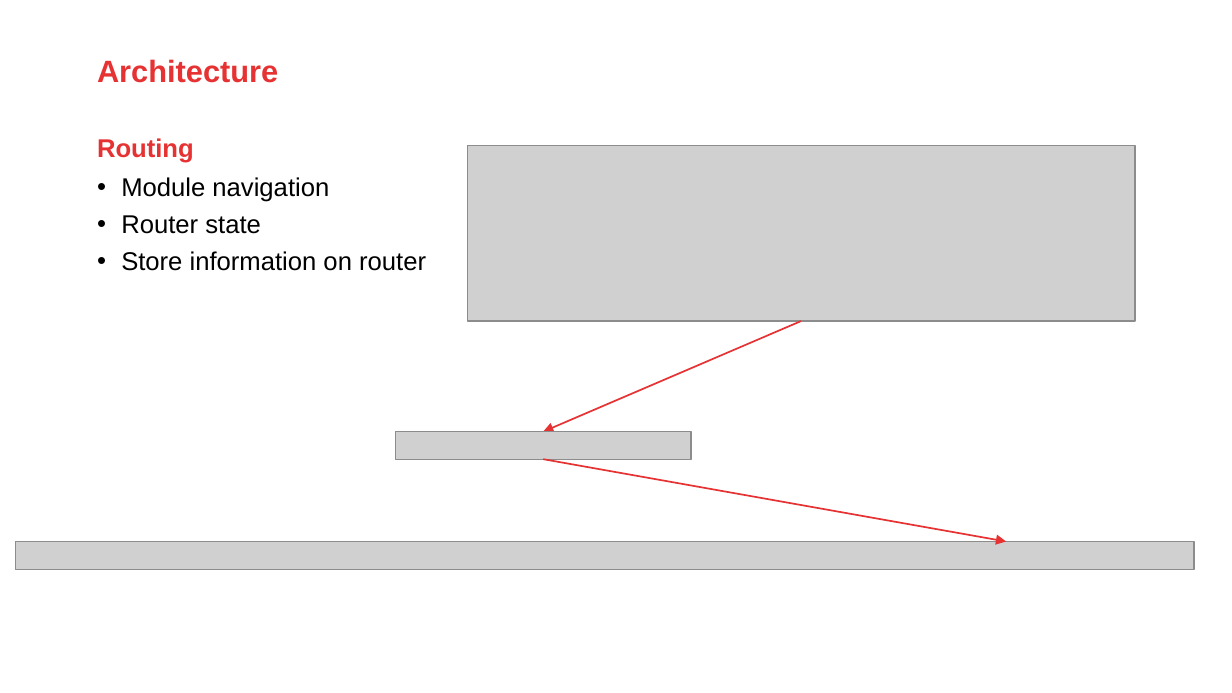
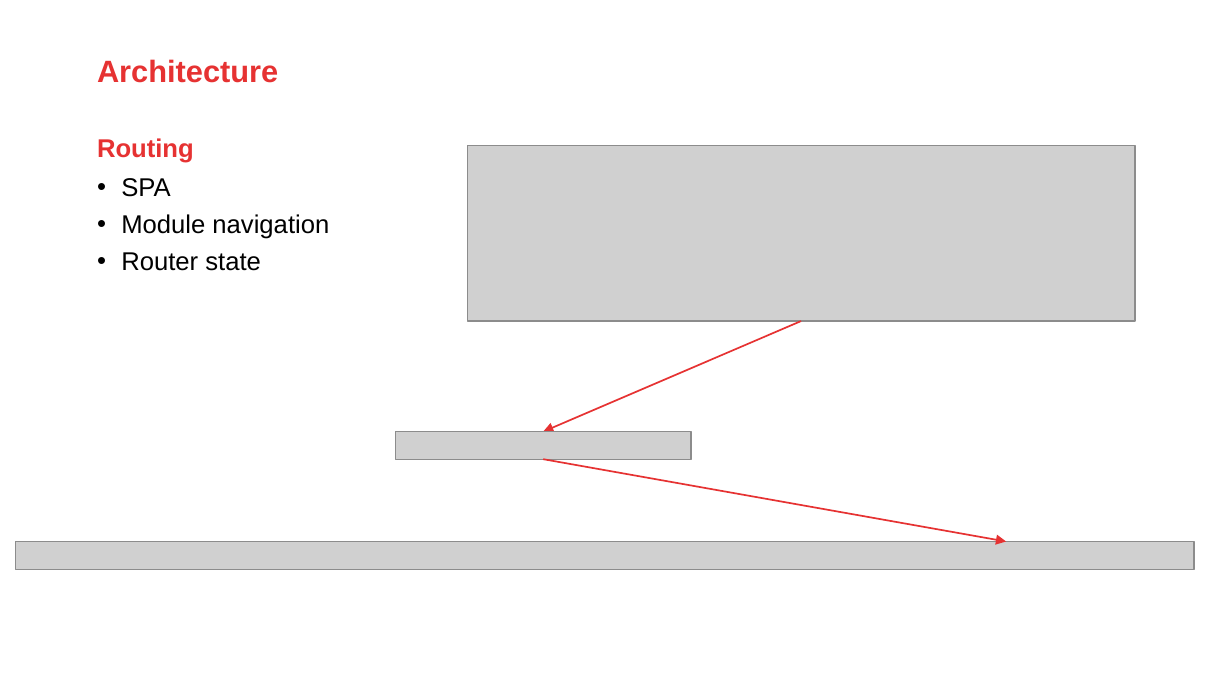
Before and after one commit to jeroenRX/AmisJetTraining, a slide deck: slide 88 of OracleJET_TalentLaunch.pptx (slide 87 before the commit). Drawn at 1232x693 pixels with LibreOffice and Linux fonts; fonts in the diff are those of the drawing; grey boxes stand for pictures; background and template pictures are left out. Boxes give left, top, right and bottom in pixels: in the first picture for what was removed or moved away, otherwise in the second. Text is boxed around its words. In the diff, an @@ line names an element or a change of style, - is before the commit and + after.

Commit message:
Inserted new architecture slides

```diff
--- a/OracleJET_TalentLaunch.pptx
+++ b/OracleJET_TalentLaunch.pptx
@@ text at bbox=[121, 178, 170, 197]: paragraph added @@
+• SPA
@@ text at bbox=[121, 251, 426, 271]: paragraph removed @@
-• Store information on router
```
Also in this commit, not shown: 2 other slides changed, 2 slides added.
